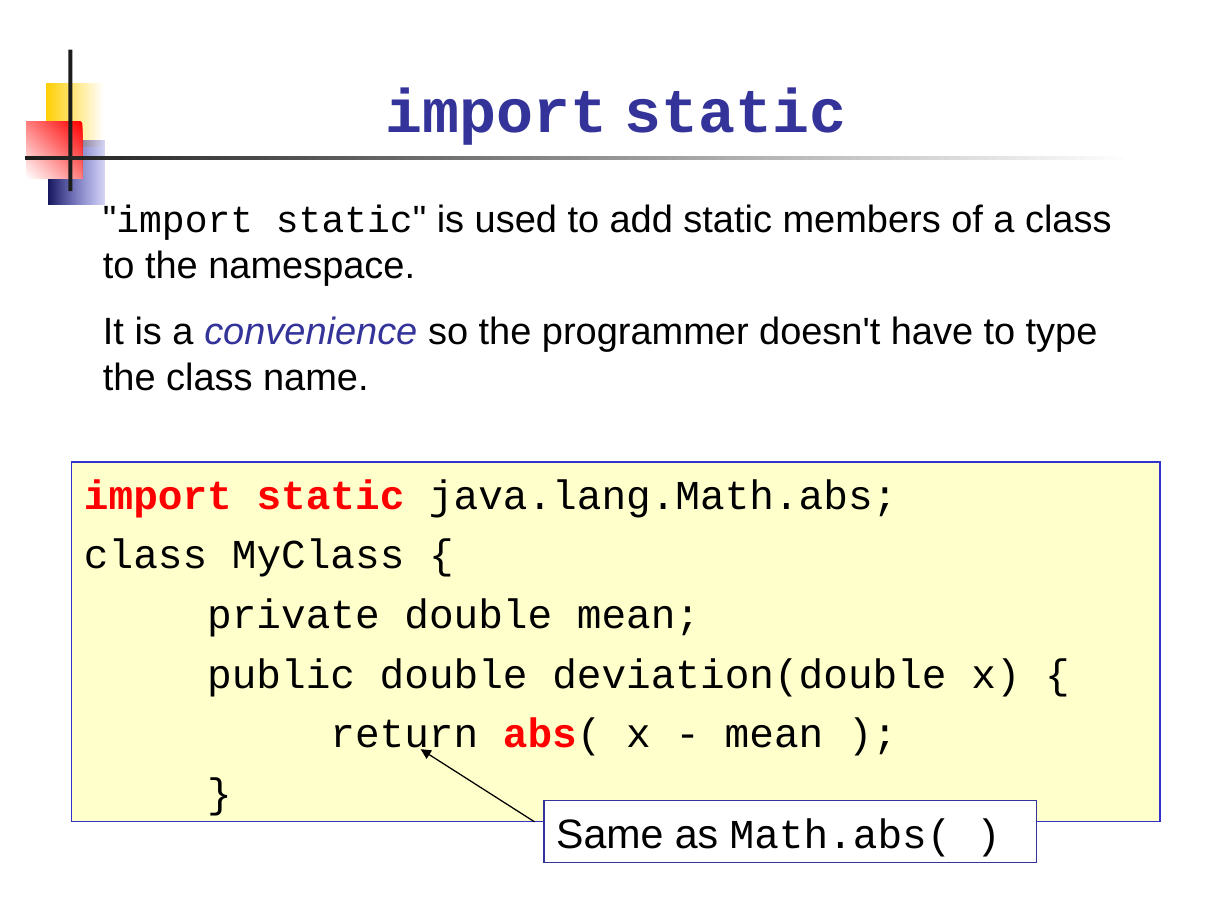
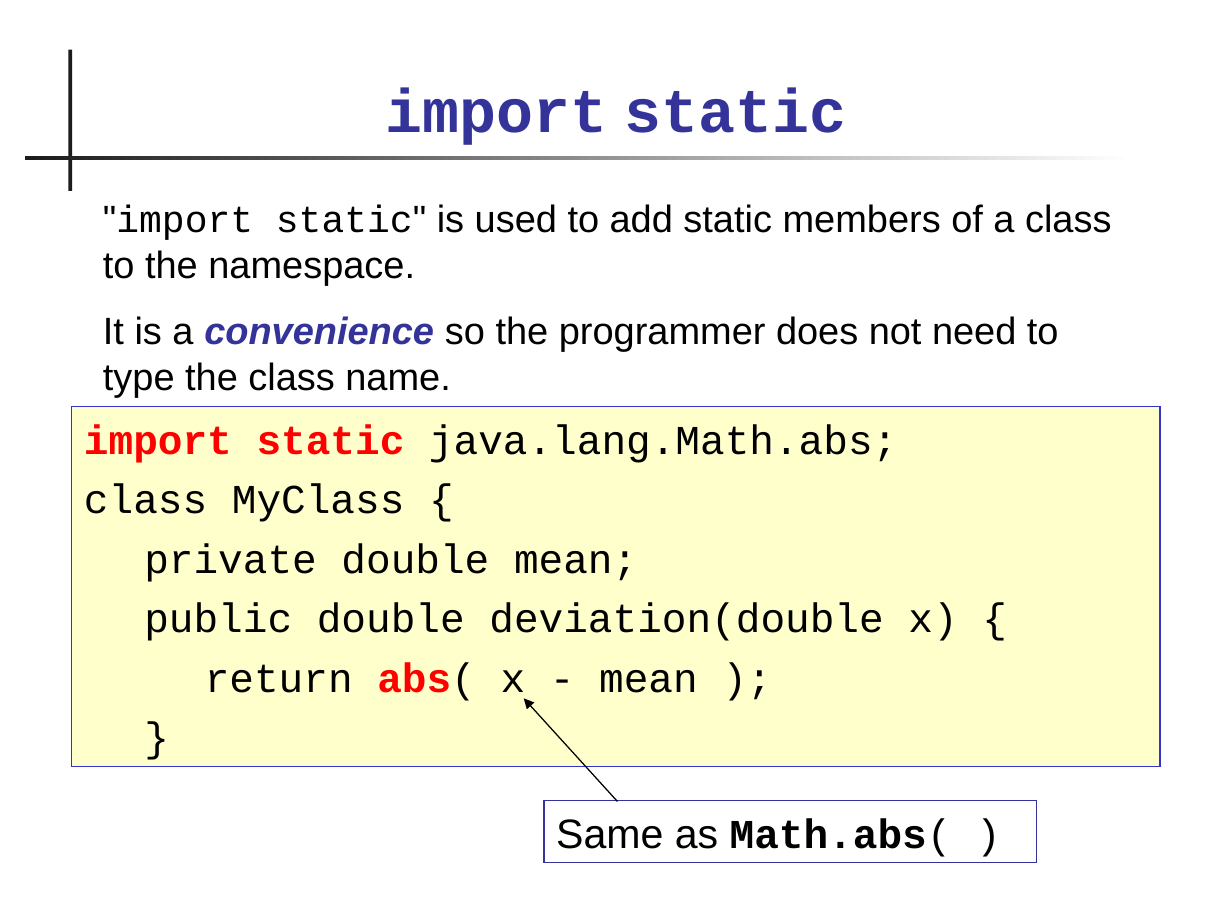
Before and after one commit to skeoop/skeoop.github.io, a slide deck: slide 14 of java-basics/21-Packages.ppt. Drawn at 1232x924 pixels with LibreOffice and Linux fonts; fonts in the diff are those of the drawing. Boxes give left, top, right and bottom in pixels: in the first picture for what was removed or moved away, otherwise in the second. Text is boxed around its words. In the diff, an @@ line names an element or a change of style, - is before the commit and + after.

```diff
--- a/java-basics/21-Packages.ppt
+++ b/java-basics/21-Packages.ppt
@@ rectangle removed at [46, 83, 103, 147] @@
@@ rectangle removed at [27, 122, 83, 179] @@
@@ rectangle removed at [48, 140, 103, 205] @@
@@ text at [103, 316, 1059, 397]: text changed @@
-It is a convenience so the programmer doesn't have to type the class name.
+It is a convenience so the programmer does not need to type the class name.
@@ rectangle "import static java.lang.Math.abs;": place and size @@
-rectangle "import static java.lang.Math.abs;" at [71, 462, 1159, 822]
+rectangle "import static java.lang.Math.abs;" at [71, 407, 1159, 766]
@@ arrow moved from (533, 822) - (420, 749) to (617, 801) - (524, 699) @@
@@ rectangle "Same as Math.abs( )" at [545, 801, 1037, 862]: bold on in "Math.abs(" @@
```
Also in this commit, not shown: 16 other slides changed, 1 slide added, 1 slide removed, 16 other files.
